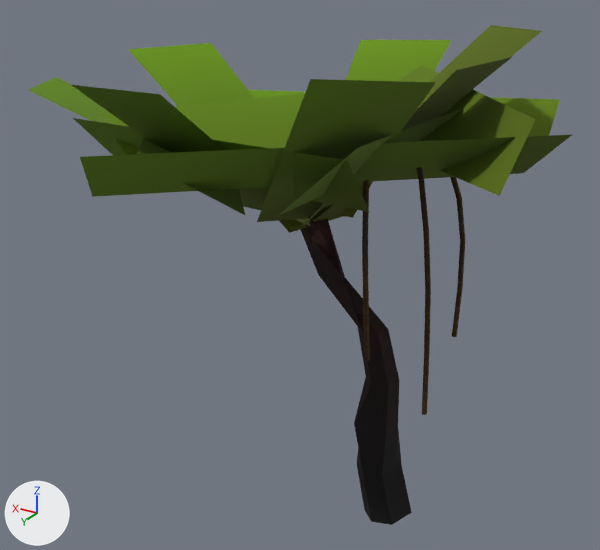
Two versions of the glTF model assets/models/vegetation/jungle_palm_b1.glb, one commit apart.
Both versions are drawn from a 50 mm camera at (-3.33, 7.43, 6.55) aimed at (1.24, -0.19, 2.73). The lights are fixed; the arrows at lower left show +X, +Y and +Z. The older version comes first. Vertices at exactly the same position are counted once.

Names of what the first picture shows: 'jungle_palm_b1'.
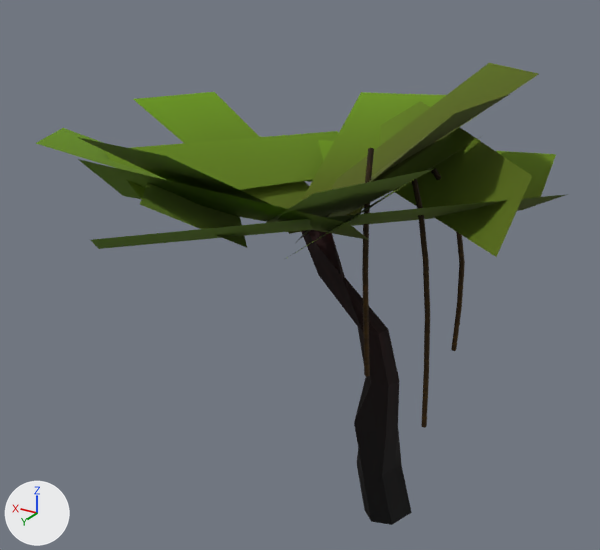
Location of each change, [x1, y1, x2, y2] in pixels of the pictures (600 x 550 px; the box of a moved part takes in the faces that stretch with it):
'jungle_palm_b1', reshaped (8% shorter): before [29, 25, 572, 525]; after [36, 63, 568, 525]
part 1 of me_jungle_palm_b1, moved or reshaped: before [450, 177, 465, 337]; after [431, 168, 465, 351]
part 2 of me_jungle_palm_b1, moved or reshaped: before [416, 167, 431, 415]; after [412, 179, 430, 428]
part 3 of me_jungle_palm_b1, moved or reshaped: before [362, 180, 370, 361]; after [362, 148, 374, 377]
part 4 of me_jungle_palm_b1, moved or reshaped: before [29, 25, 572, 233]; after [36, 63, 568, 257]

The change in detail:
me_jungle_palm_b1 is used by ob_jungle_palm_b1; location (0.0, 0.0, 0.0).
me_jungle_palm_b1 had 170 vertices, 224 faces and spanned x -1.69..4.27, y -3.32..2.91, z -0.02..5.58.
me_jungle_palm_b1 now has 170 vertices, 224 faces and spans x -1.72..4.23, y -3.3..2.94, z -0.02..5.11.
me_jungle_palm_b1 part 1: the loose piece of 24 vertices spanning x -0.59..-0.17, y -0.61..-0.43, z 2.27..4.5 is scaled about its middle by (0.978, 1.01, 0.925), then moved by (-0.02, 0.01, -0.25).
me_jungle_palm_b1 part 2: the loose piece of 24 vertices spanning x -0.75..-0.32, y 0.35..0.7, z 1.97..4.63 is scaled about its middle by (0.973, 0.98, 0.925), then moved by (-0.02, 0.01, -0.24).
me_jungle_palm_b1 part 3: the loose piece of 24 vertices spanning x -0.08..0.19, y 0.29..0.69, z 2.38..4.87 is scaled about its middle by (0.953, 0.985, 0.925), then moved by (-0.02, 0.01, -0.27).
me_jungle_palm_b1 part 4: 53 of 170 vertices moved; they spanned x -1.69..4.27, y -3.32..2.91, z 3.3..5.58 and now span x -1.72..4.23, y -3.3..2.94, z 3.19..5.11; mean shift (-0.02, 0.01, -0.4); largest move (-0.58, 2.71, 5.58) -> (-0.62, 2.74, 4.83).
